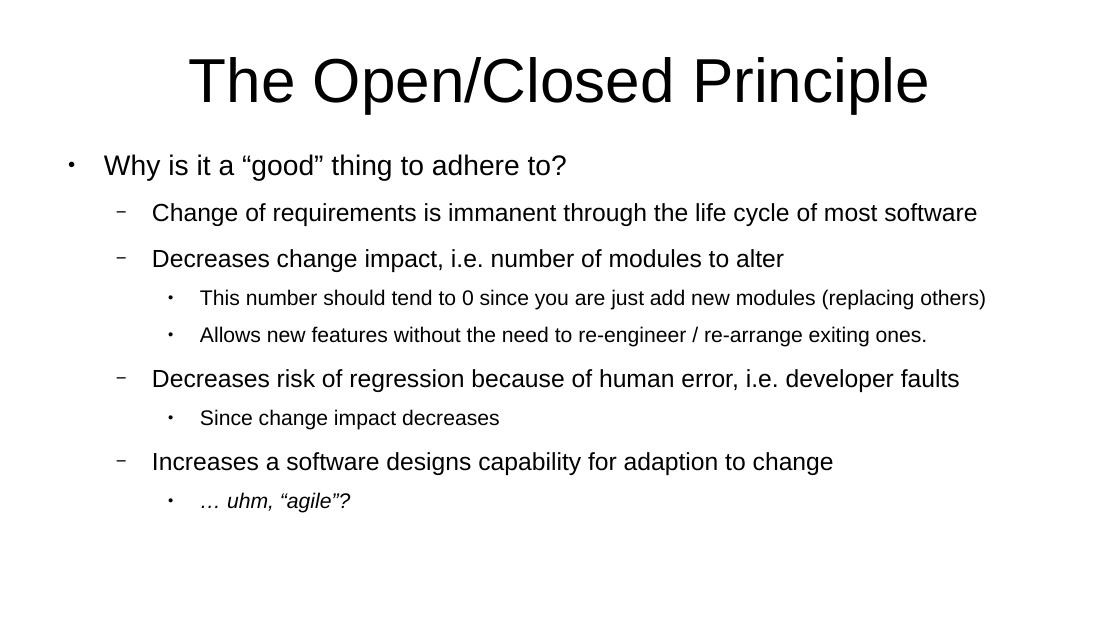
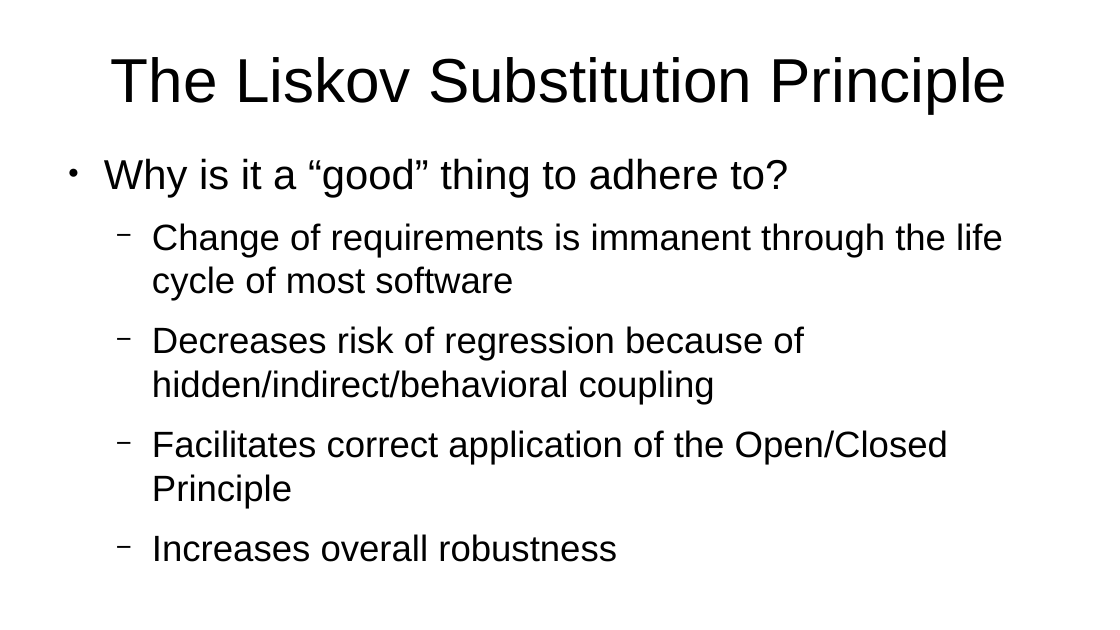
Before and after one commit to maxmeffert/SOLID, a slide deck: slide 4 of TheLofSOLID/TheLofSOLID.odp (slide 3 before the commit). Drawn at 1120x630 pixels with LibreOffice and Linux fonts; fonts in the diff are those of the drawing. Boxes give left, top, right and bottom in pixels: in the first picture for what was removed or moved away, otherwise in the second. Text is boxed around its words. In the diff, an @@ line names an element or a change of style, - is before the commit and + after.

Commit message:
presentation

```diff
--- a/TheLofSOLID/TheLofSOLID.odp
+++ b/TheLofSOLID/TheLofSOLID.odp
@@ title at (111, 57, 1007, 113): text changed @@
-The Open/Closed Principle
+The Liskov Substitution Principle
@@ text at (104, 158, 1003, 301): size 20 to 29.6 pt in "Why is it a “good” thing to ..."; size 17.5 to 25.9 pt in "Change of requirements is immanent through the ..." @@
@@ text at (152, 326, 948, 508): text changed; size 15 to 25.9 pt @@
-  − Decreases change impact, i.e. number of modules to alter
-    ● This number should tend to 0 since you are just add new modules (replacing others)
-    ● Allows new features without the need to re-engineer / re-arrange exiting ones.
-  − Decreases risk of regression because of human error, i.e. developer faults
-    ● Since change impact decreases
-  − Increases a software designs capability for adaption to change
-    ● … uhm, “agile”?
+  − Decreases risk of regression because of hidden/indirect/behavioral coupling
+  − Facilitates correct application of the Open/Closed Principle
+  − Increases overall robustness
```
Also in this commit, not shown: 2 other slides changed, 8 slides added, 15 slides removed, 3 other files.
